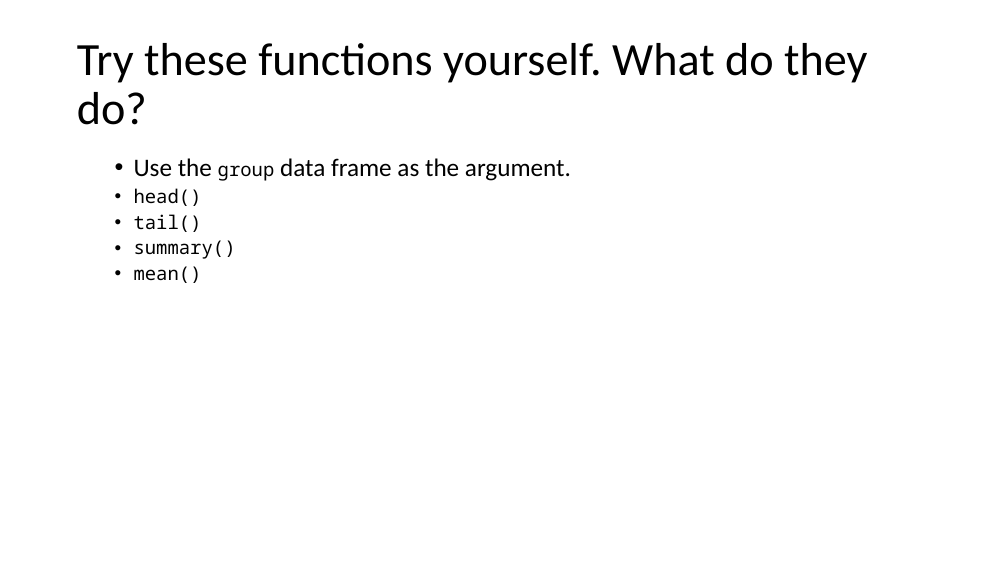
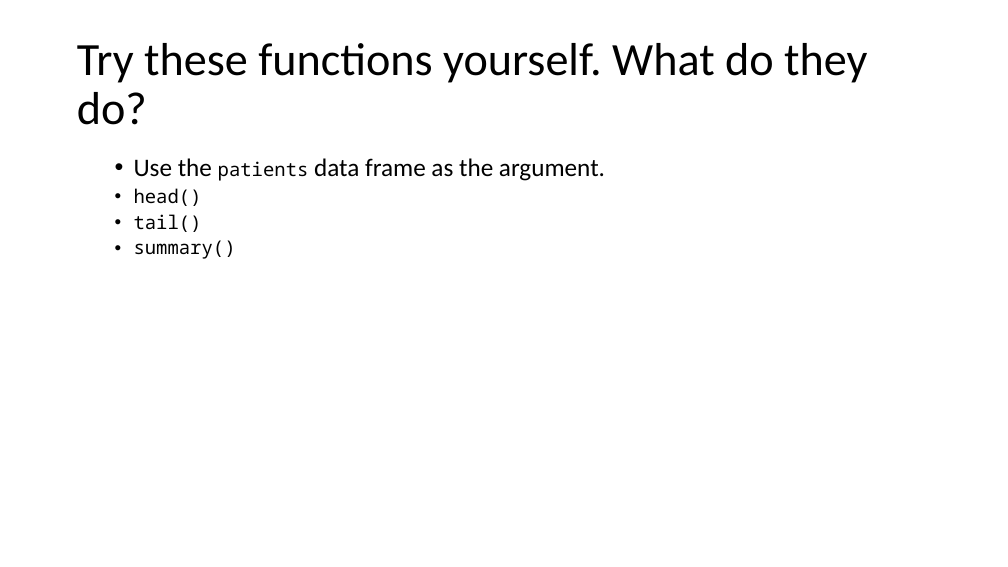
Before and after one commit to ClinicianCoders/ClinicianCoders, a slide deck: slide 44 of Workshops/Workshop1.pptx. Drawn at 1008x567 pixels with LibreOffice and Linux fonts; fonts in the diff are those of the drawing. Boxes give left, top, right and bottom in pixels: in the first picture for what was removed or moved away, otherwise in the second. Text is boxed around its words. In the diff, an @@ line names an element or a change of style, - is before the commit and + after.

```diff
--- a/Workshops/Workshop1.pptx
+++ b/Workshops/Workshop1.pptx
@@ text at box(134, 158, 605, 181): text changed @@
-  • Use the group data frame as the argument.
+  • Use the patients data frame as the argument.
@@ text at box(134, 266, 202, 283): paragraph removed @@
-  • mean()
```
Also in this commit, not shown: 28 other slides changed, 2 other files.
